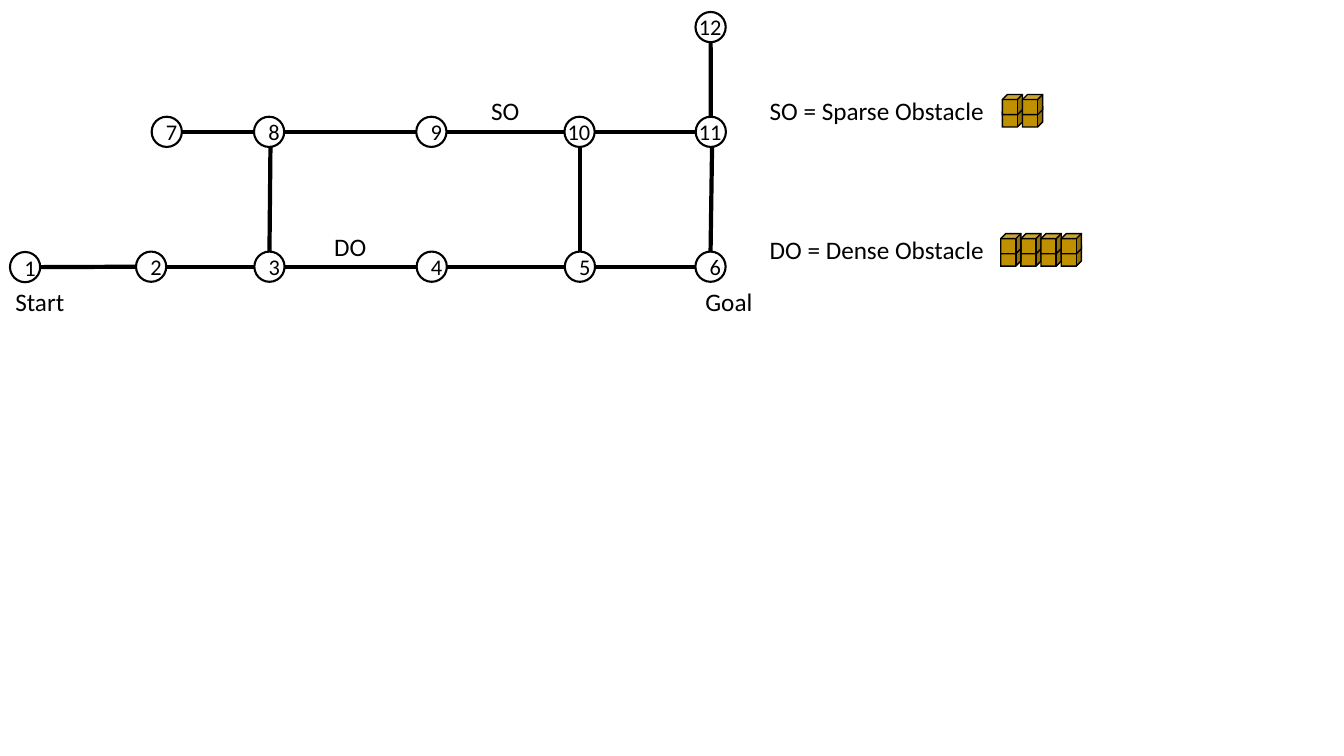
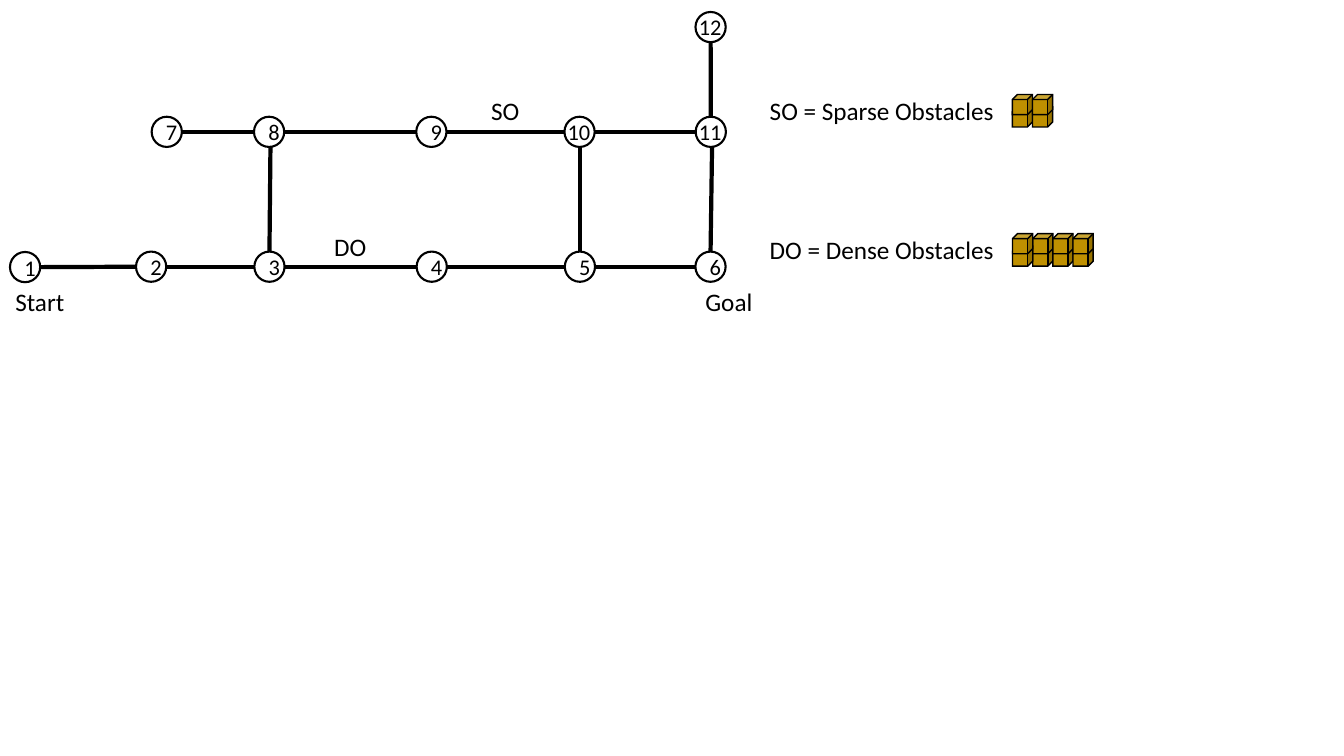
Before and after one commit to cmu-able/explainable-planning, a slide deck: slide 10 of XPlanningEvaluation/data/instruction/instruction-color-blind-friendly.pptx. Drawn at 1344x756 pixels with LibreOffice and Linux fonts; fonts in the diff are those of the drawing. Boxes give left, top, right and bottom in pixels: in the first picture for what was removed or moved away, otherwise in the second. Text is boxed around its words. In the diff, an @@ line names an element or a change of style, - is before the commit and + after.

Commit message:
updated instruction slides: change obstacle to obstacles

```diff
--- a/XPlanningEvaluation/data/instruction/instruction-color-blind-friendly.pptx
+++ b/XPlanningEvaluation/data/instruction/instruction-color-blind-friendly.pptx
@@ text at box(770, 102, 993, 124): text changed @@
-SO = Sparse Obstacle
+SO = Sparse Obstacles
@@ 4 cubes: place and size @@
-4 cubes at box(1002, 95, 1043, 127)
+4 cubes at box(1012, 95, 1053, 127)
@@ 6 cubes: place and size @@
-6 cubes at box(1021, 234, 1082, 266)
+6 cubes at box(1013, 234, 1074, 266)
@@ cube: place and size @@
-cube at box(1001, 234, 1021, 254)
+cube at box(1074, 234, 1094, 254)
@@ text at box(770, 241, 993, 260): text changed @@
-DO = Dense Obstacle
+DO = Dense Obstacles
@@ cube: place and size @@
-cube at box(1001, 246, 1021, 266)
+cube at box(1074, 246, 1094, 266)
```
Also in this commit, not shown: 2 other slides changed, 5 other files.
